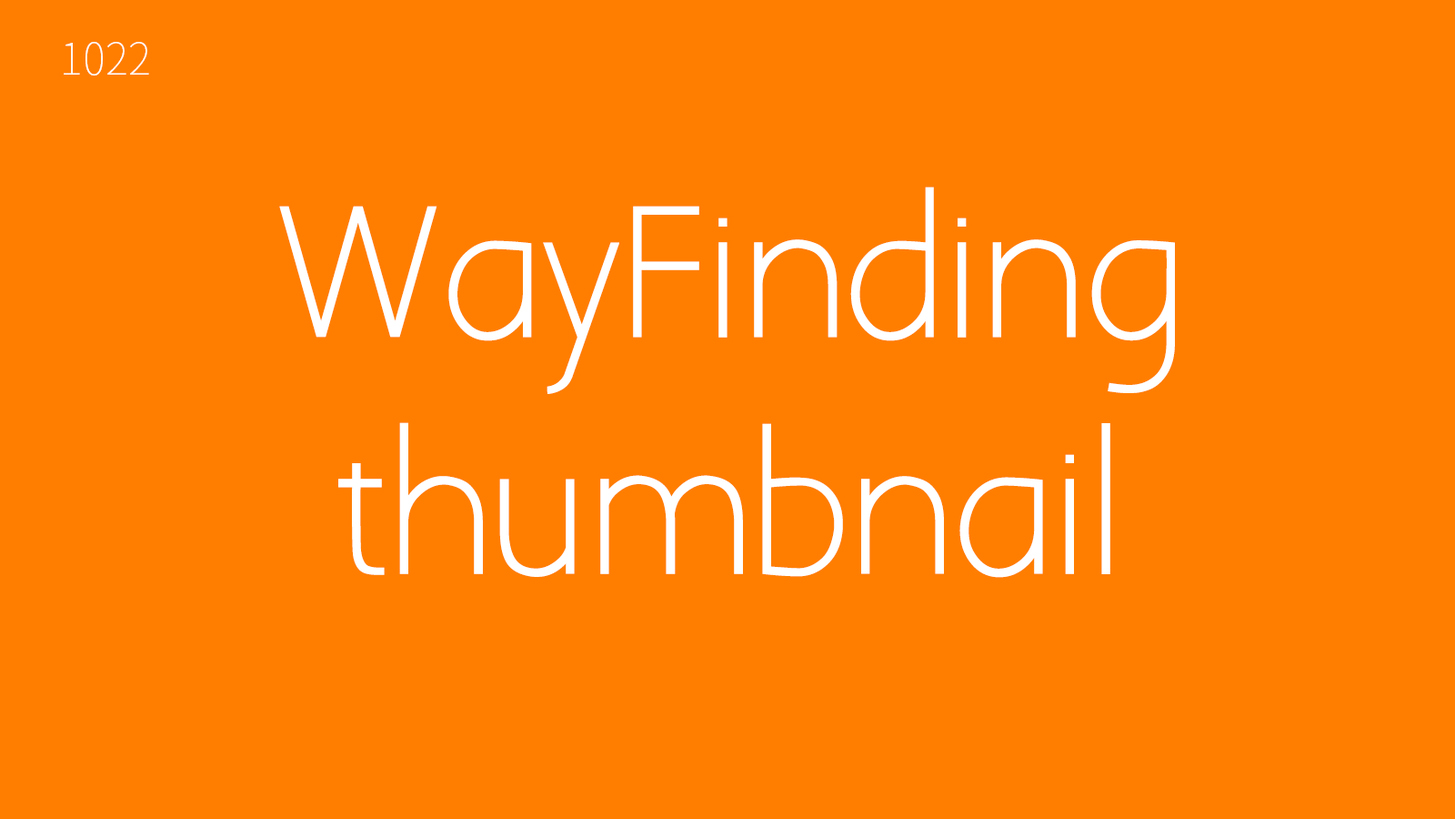
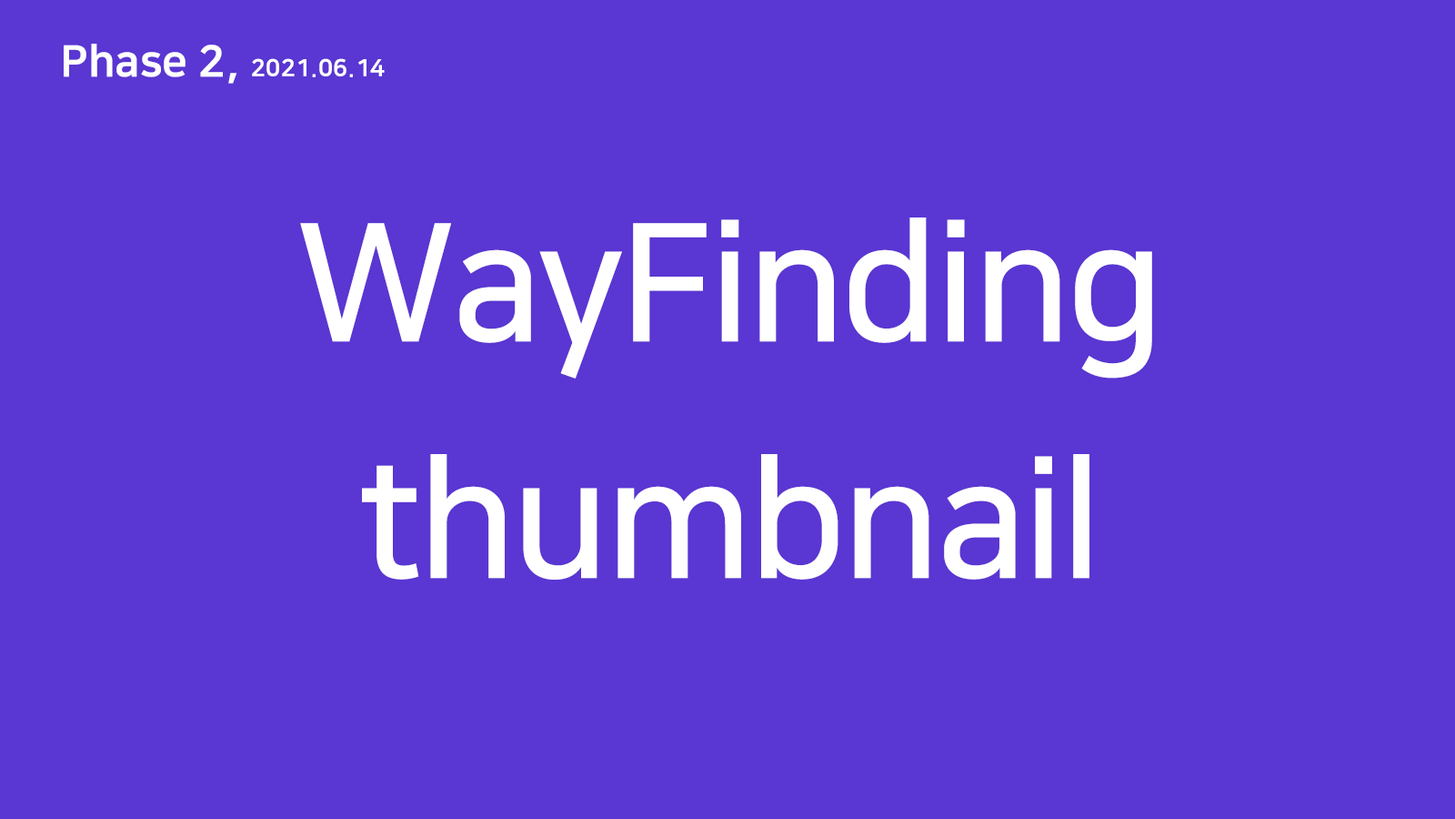
Two versions of the same layered image (w=1455, h=819). Layer-by-layer changes:
painted on "WayFinding thumbnail" over [279, 186, 1176, 580]
renamed "1022" to "Phase 2, 2021.06.14", painted on it over [63, 41, 385, 84]
painted on "배경" over [0, 0, 1455, 819]
